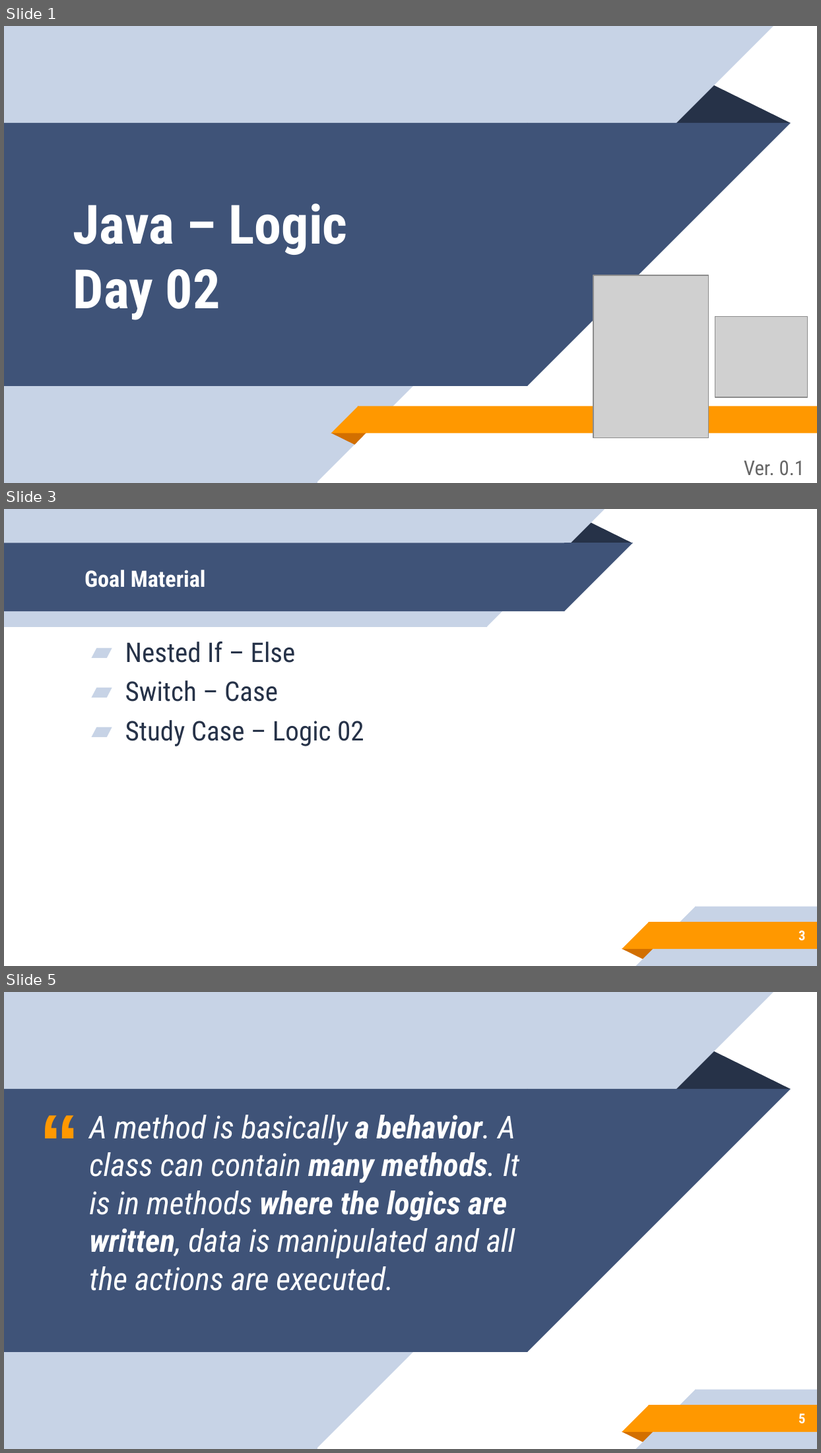
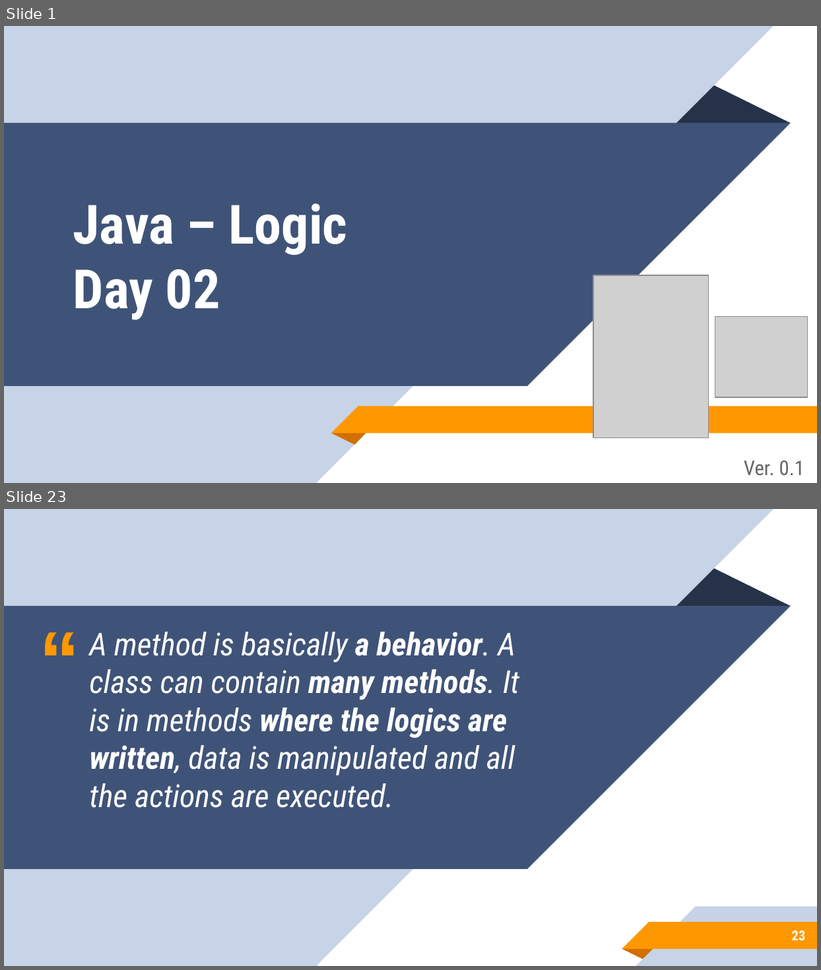
Before and after one commit to aronipurwanto/materi-xa, a slide deck: java/java-logic/Slide-Java-Logic-02.pptx. Shown one above the other, each under a label of ours: slides 1, 3 and 5 before the commit, slides 1 and 23 after it; the slides between them are not shown. The pictures are 821x1453 and 821x970 pixels, drawn with LibreOffice and Linux fonts; fonts in the diff are those of the drawing; grey boxes stand for pictures. Boxes give left, top, right and bottom in pixels: in the first picture for what was removed or moved away, otherwise in the second. Text is boxed around its words. In the diff, an @@ line names an element or a change of style, - is before the commit and + after.

Commit message:
update logic 01 and 02

```diff
--- a/java/java-logic/Slide-Java-Logic-02.pptx
+++ b/java/java-logic/Slide-Java-Logic-02.pptx
@@ slide 3 removed at [4,509,817,966], background #FFFFFF; not listed: 5 template elements that a slide beside it also shows @@
@@ group removed at [4,509,632,627]: 2 rectangles, 2 right triangles, 1 triangle @@
@@ title removed at [85,570,206,588] @@
-Goal Material
@@ text removed at [125,641,364,747] @@
-▰ Nested If – Else
-▰ Switch – Case
-▰ Study Case – Logic 02
@@ page number removed at [799,931,805,941] @@
-3
@@ what was slide 5 is now slide 23 @@
@@ page number at [792,931,806,941]: text changed @@
-5
+23
```
Also in this commit, not shown: 6 slides changed, 19 slides added, 16 other files.
